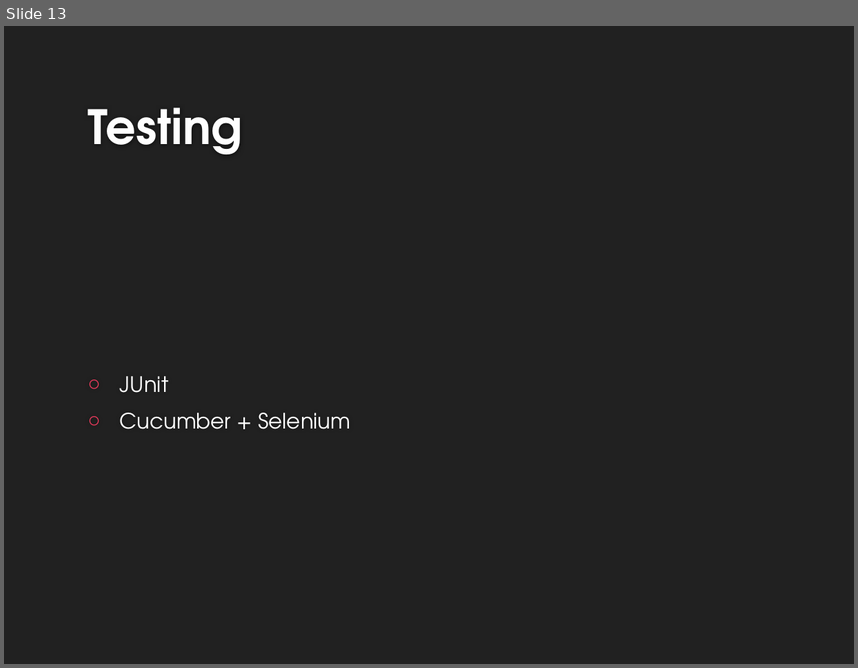
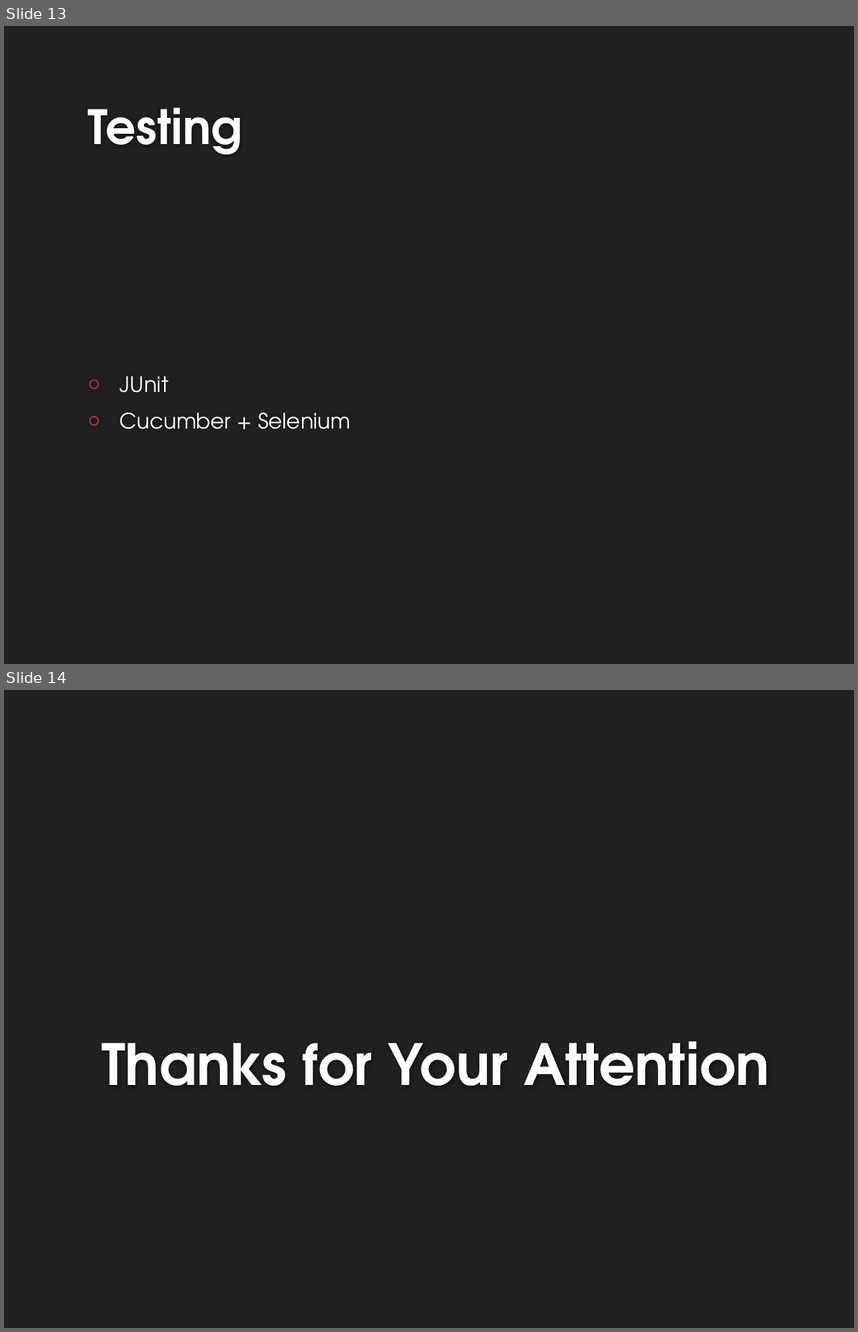
Before and after one commit to Kathamii/TINF15B4MCJI, a slide deck: docs/MidTermSE.pptx. Shown one above the other, each under a label of ours: slide 13 before the commit, slides 13 and 14 after it. The pictures are 858x668 and 858x1332 pixels, drawn with LibreOffice and Linux fonts; fonts in the diff are those of the drawing; background and template pictures are left out. Boxes give left, top, right and bottom in pixels: in the first picture for what was removed or moved away, otherwise in the second. Text is boxed around its words. In the diff, an @@ line names an element or a change of style, - is before the commit and + after.

```diff
--- a/docs/MidTermSE.pptx
+++ b/docs/MidTermSE.pptx
@@ slide 14 added at (4, 690, 854, 1328), background #212121 @@
@@ title added at (101, 1041, 770, 1085), 48 pt, text #FEFEFE, bold @@
+Thanks for Your Attention
```
Also in this commit, not shown: 1 slide changed.
